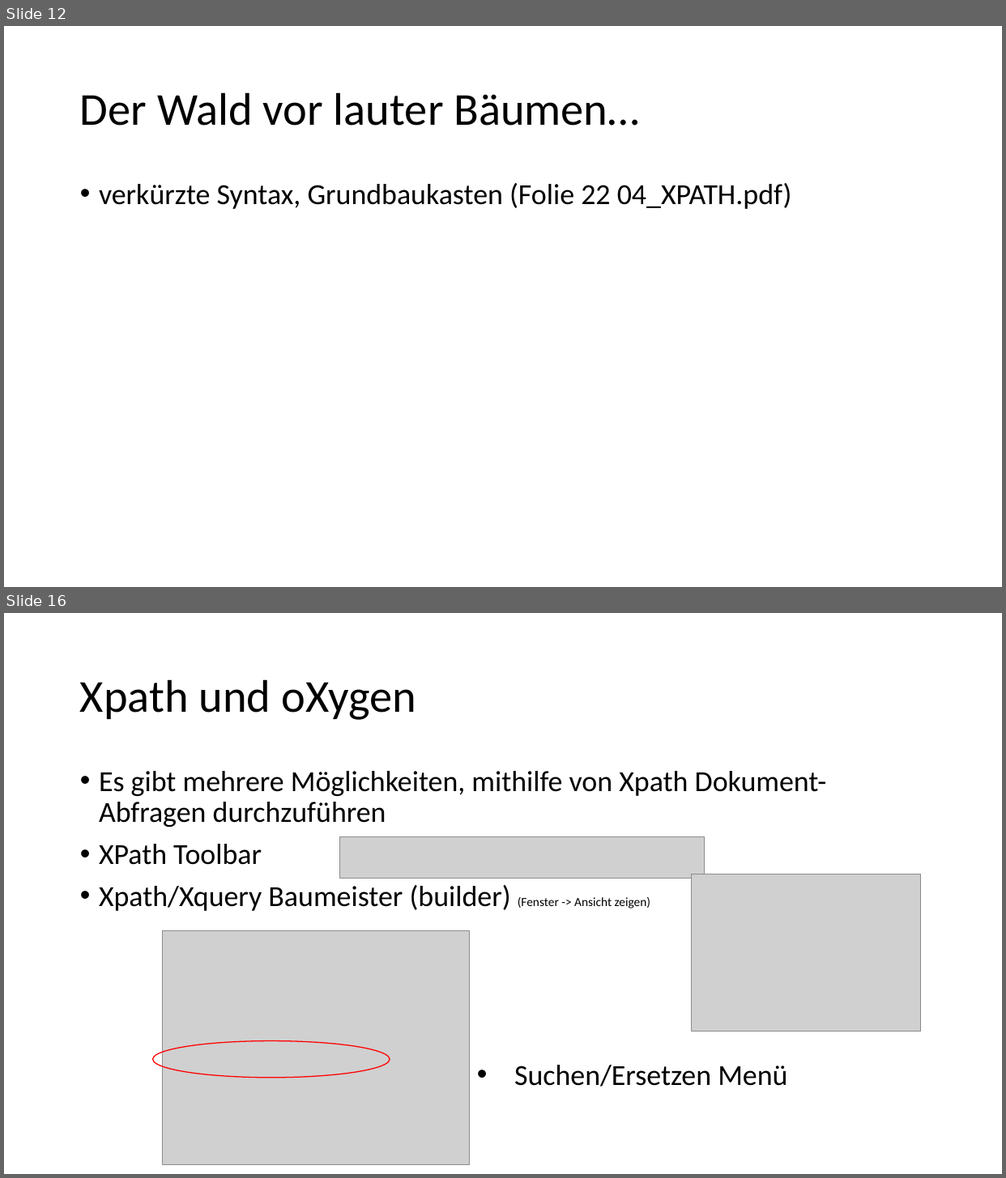
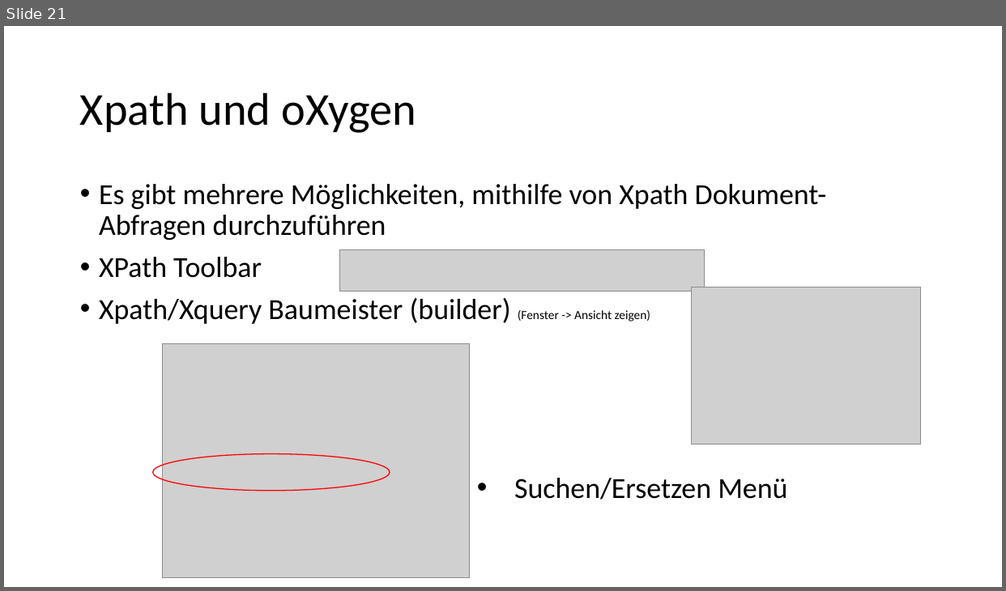
Before and after one commit to Lena-Luise/Lehre, a slide deck: SchulungenKGParl/Folien/XPath.pptx. Shown one above the other, each under a label of ours: slides 12 and 16 before the commit, slide 21 after it; the slides between them are not shown. The pictures are 1006x1178 and 1006x591 pixels, drawn with LibreOffice and Linux fonts; fonts in the diff are those of the drawing; grey boxes stand for pictures. Boxes give left, top, right and bottom in pixels: in the first picture for what was removed or moved away, otherwise in the second. Text is boxed around its words. In the diff, an @@ line names an element or a change of style, - is before the commit and + after.

```diff
--- a/SchulungenKGParl/Folien/XPath.pptx
+++ b/SchulungenKGParl/Folien/XPath.pptx
@@ slide 12 removed at bbox=[4, 26, 1002, 587], background #FFFFFF @@
@@ title removed at bbox=[80, 92, 639, 126] @@
-Der Wald vor lauter Bäumen…
@@ text removed at bbox=[99, 183, 792, 209] @@
-• verkürzte Syntax, Grundbaukasten (Folie 22 04_XPATH.pdf)
@@ what was slide 16 is now slide 21 @@
```
Also in this commit, not shown: 6 slides changed, 10 slides added, 3 other slides removed, 10 other files.
